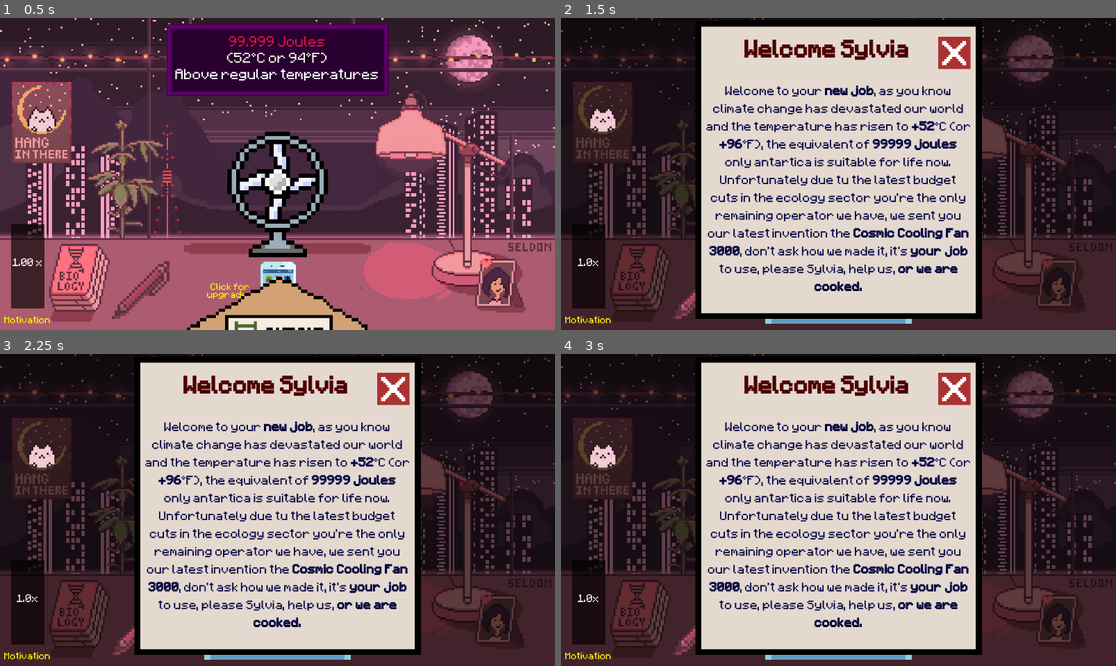
Above: before the commit, frames 1-4 (two rows, left to right).
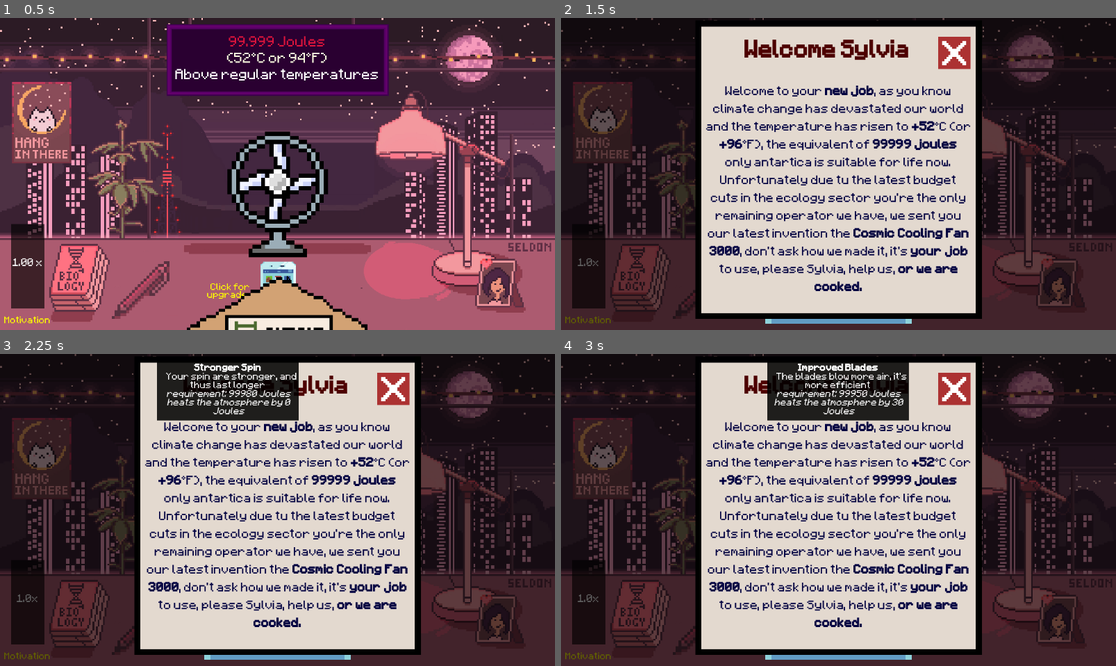
Above: after the commit, the same moments.

Repository: SeldonHh/Fan-of-the-World
Game: Godot game, scene res://Scenes/MainStuff/main.tscn
Two runs of this game, one before a commit and one after it. Both use one fixed random seed, a clock stepped at 60 frames per second and the inputs below.
Inputs (mouse positions are in pixels of both pictures, inside the frame that each line leads up to):
- Up to frame 1 (0.5 s): no input
- Up to frame 2 (1.5 s): click (838, 192) at 0.5 s; click "Click for upgrades" at 1.25 s
- Up to frame 3 (2.25 s): click (227, 438) at 2 s
- Up to frame 4 (3 s): click (838, 438) at 2.75 s

Frame 1 is identical in both runs. In frame 2, 0.6% of the frame differs, in the area x 0-25%, y 28-98%; in frame 3, 5.3%, in the area x 0-54%, y 2-98%; in frame 4, 5.3%.

Commit message:
fix and shit

Diff:
--- a/godot/Scenes/MainStuff/fan.gd
+++ b/godot/Scenes/MainStuff/fan.gd
@@ -127,7 +127,7 @@
 		if current_time < boost_until:
 			speed_scale = base_speed_scale * (1+motivationbar.value / 100)
 		else:
-			speed_scale = constant_spinning_base_speed_scale * (1+motivationbar.value / 300)
+			speed_scale = constant_spinning_base_speed_scale * (1+motivationbar.value / 150)
 		texture_index = texture_index+1
 		if texture_index >= len(TEXTURES):
 			texture_index = 0
--- a/godot/Scenes/MainStuff/main.tscn
+++ b/godot/Scenes/MainStuff/main.tscn
@@ -260,6 +260,7 @@
 [node name="Upgrade_Menu" parent="." unique_id=1139010220 instance=ExtResource("8_fappo")]
 unique_name_in_owner = true
 visible = false
+z_index = 2
 layout_mode = 1
 anchors_preset = -1
 
--- a/godot/Scenes/Upgrades/upgrade.gd
+++ b/godot/Scenes/Upgrades/upgrade.gd
@@ -25,8 +25,8 @@
 	if Global.joules <= resource.joules_requirement and self.resource != placeholder:
 		cash_sfx.play(.4)
 		match resource.name:
-			"Autospin":
-				Global.fan.constant_spinning_base_speed_scale += .6
+			"Auto Spin":
+				Global.fan.constant_spinning_base_speed_scale += .5
 			"Fanception":
 				Global.fan.constant_spinning = true
 				Global.fan.start_constant_spin()
Binary file changed: godot/Assets/shiii/Fan1.png
Binary file changed: godot/Assets/shiii/Fan2.png
Binary file changed: godot/Assets/shiii/Fan3.png
